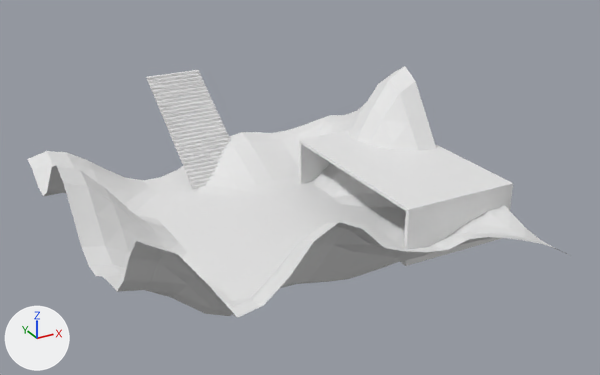
The COLLADA model data/level.dae, before and after one commit.
The view is the same before and after, from a 50 mm lens placed at (-34.4, -67.1, 38.3), pointed at (3.3, 1.5, 4.0). The axes (+X, +Y, +Z) are drawn at lower left. The lights are the same throughout. Where no turn or scale is listed for an object, it has been applied to the vertices.
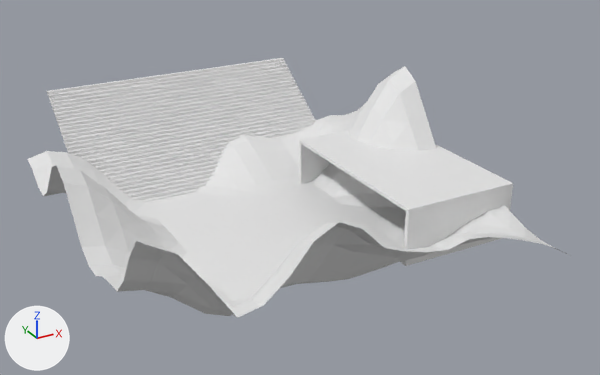
The change, as JSON lines over the scene's bpy script:
```json
{"op": "set", "path": "ob_cube.scale", "old": "(3.43, 0.224, 0.156)", "new": "(15.4, 0.224, 0.156)"}
```

Boxes [x1, y1, x2, y2] around the edits, measured in the pictures (600 x 375 px):
```json
{"object": "Cube", "change": "rescaled", "before": [146, 70, 231, 192], "after": [47, 58, 316, 202]}
```
